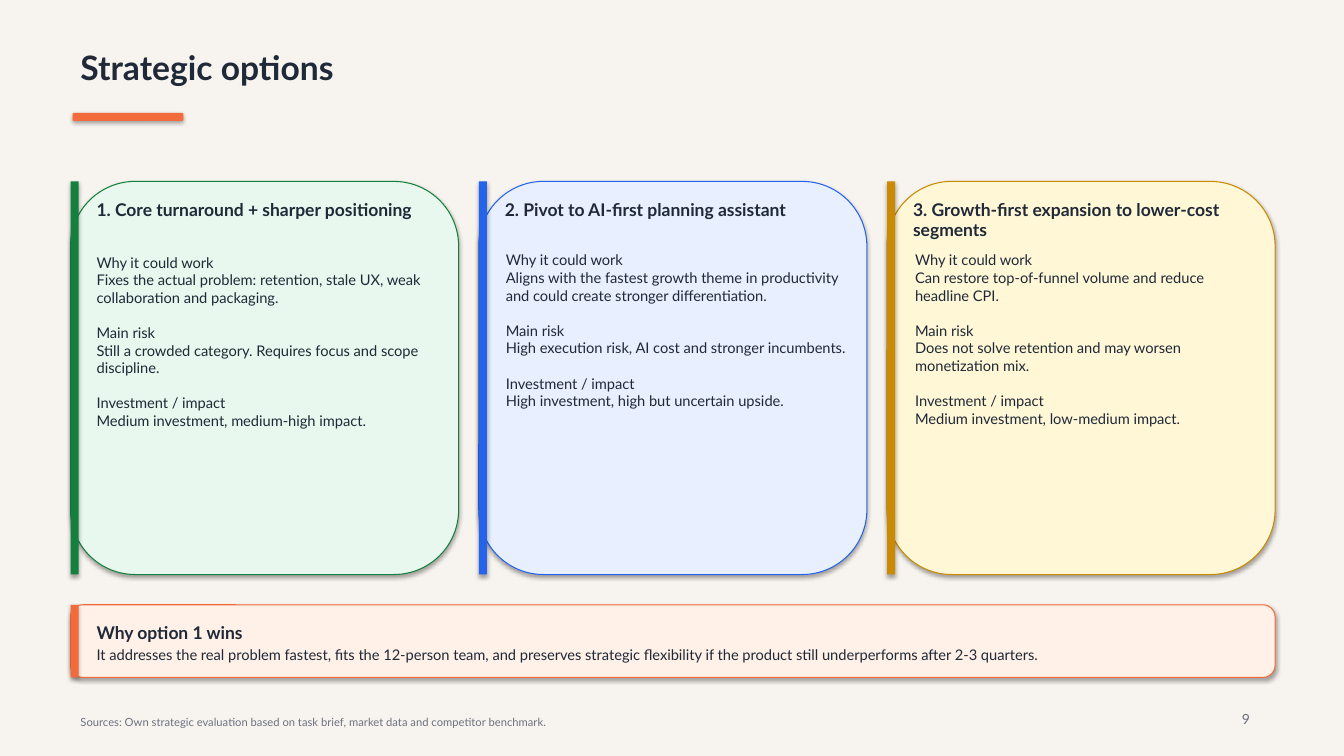
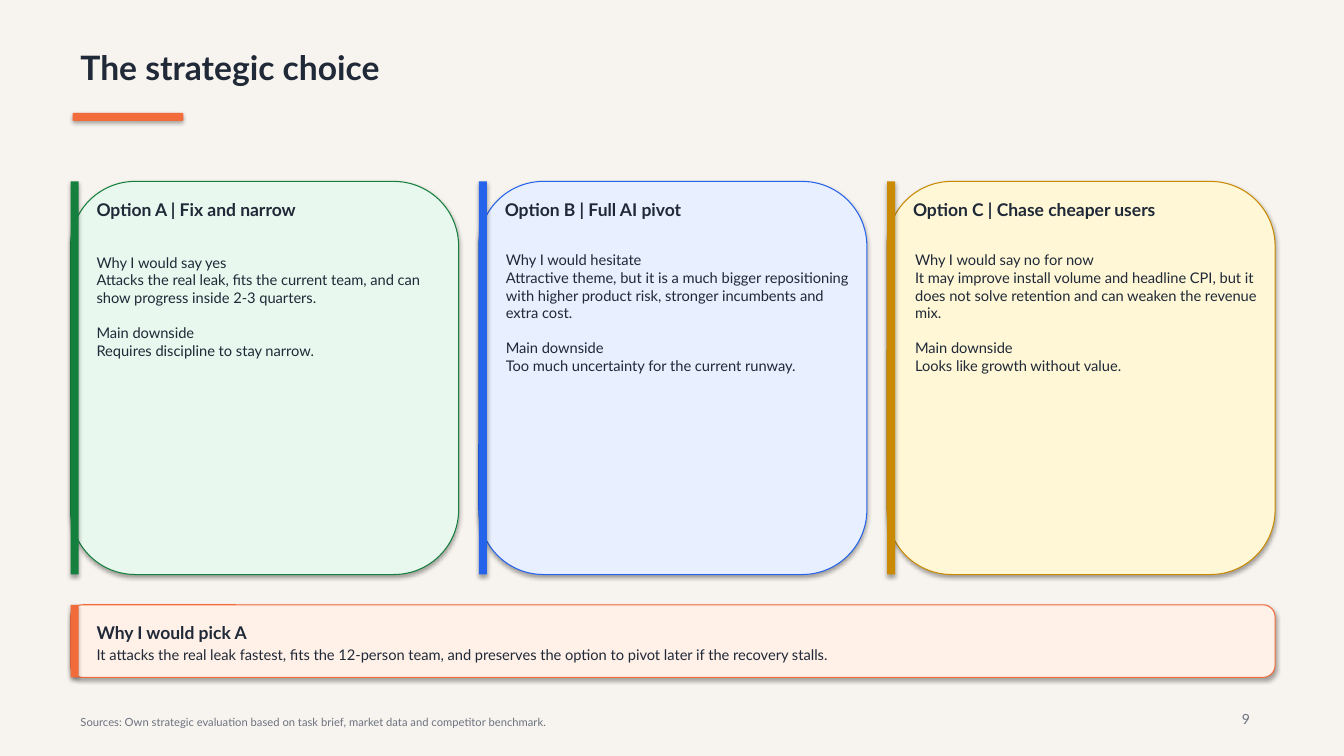
Before and after one commit to TEZv/Genesis-Academy_Strategy-Operations-School-2.0-Case-Task, a slide deck: slide 9 of deliverables/taskflow-case-presentation.pptx. Drawn at 1344x756 pixels with LibreOffice and Linux fonts; fonts in the diff are those of the drawing. Boxes give left, top, right and bottom in pixels: in the first picture for what was removed or moved away, otherwise in the second. Text is boxed around its words. In the diff, an @@ line names an element or a change of style, - is before the commit and + after.

Commit message:
Rework case deck with operator-style turnaround framing

```diff
--- a/deliverables/taskflow-case-presentation.pptx
+++ b/deliverables/taskflow-case-presentation.pptx
@@ text at <box>80,55,380,86</box>: text changed @@
-Strategic options
+The strategic choice
@@ text at <box>97,203,295,219</box>: text changed @@
-1. Core turnaround + sharper positioning
+Option A | Fix and narrow
@@ text at <box>505,203,682,219</box>: text changed @@
-2. Pivot to AI-first planning assistant
+Option B | Full AI pivot
@@ text at <box>913,203,1155,219</box>: text changed @@
-3. Growth-first expansion to lower-cost segments
+Option C | Chase cheaper users
@@ text at <box>97,257,420,359</box>: text changed @@
-Why it could work
-Fixes the actual problem: retention, stale UX, weak collaboration and packaging.
-Main risk
-Still a crowded category. Requires focus and scope discipline.
-Investment / impact
-Medium investment, medium-high impact.
+Why I would say yes
+Attacks the real leak, fits the current team, and can show progress inside 2-3 quarters.
+Main downside
+Requires discipline to stay narrow.
@@ text at <box>506,254,849,374</box>: text changed @@
-Why it could work
-Aligns with the fastest growth theme in productivity and could create stronger differentiation.
-Main risk
-High execution risk, AI cost and stronger incumbents.
-Investment / impact
-High investment, high but uncertain upside.
+Why I would hesitate
+Attractive theme, but it is a much bigger repositioning with higher product risk, stronger incumbents and extra cost.
+Main downside
+Too much uncertainty for the current runway.
@@ text at <box>915,254,1257,374</box>: text changed @@
-Why it could work
-Can restore top-of-funnel volume and reduce headline CPI.
-Main risk
-Does not solve retention and may worsen monetization mix.
-Investment / impact
-Medium investment, low-medium impact.
+Why I would say no for now
+It may improve install volume and headline CPI, but it does not solve retention and can weaken the revenue mix.
+Main downside
+Looks like growth without value.
@@ text at <box>97,626,247,642</box>: text changed @@
-Why option 1 wins
+Why I would pick A
@@ text at <box>97,649,827,663</box>: text changed @@
-It addresses the real problem fastest, fits the 12-person team, and preserves strategic flexibility if the product still underperforms after 2-3 quarters.
+It attacks the real leak fastest, fits the 12-person team, and preserves the option to pivot later if the recovery stalls.
```
Also in this commit, not shown: 12 other slides changed, 1 slide added, 1 slide removed, 2 other files.
